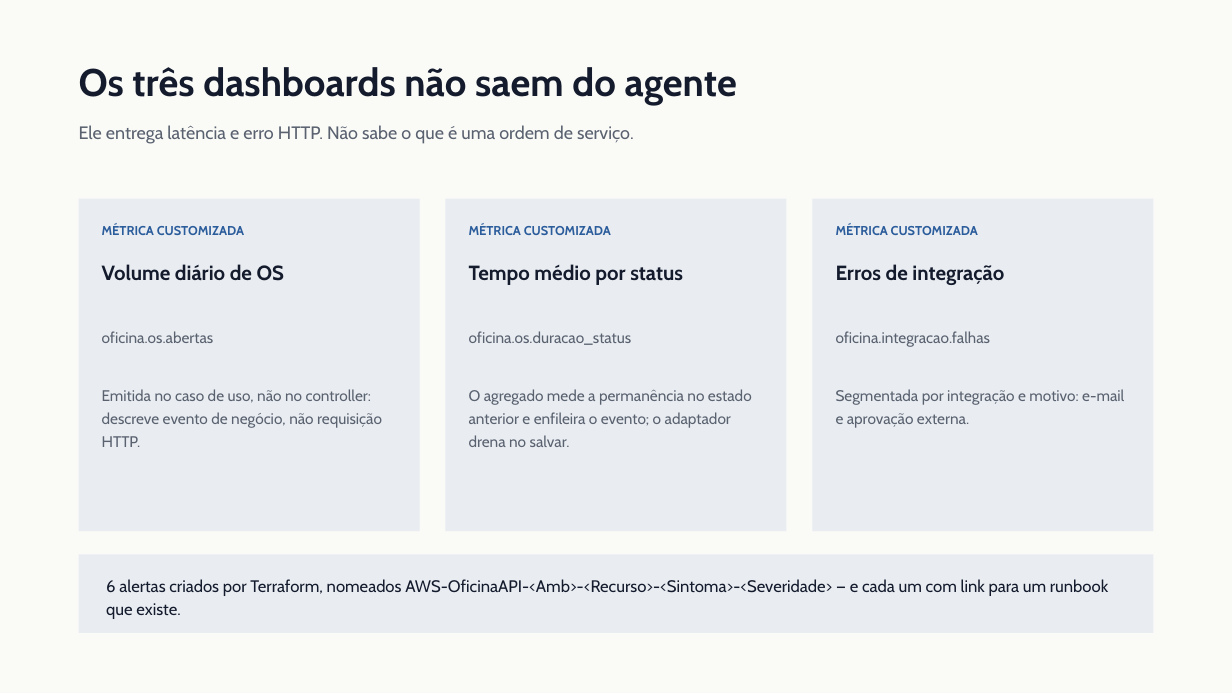
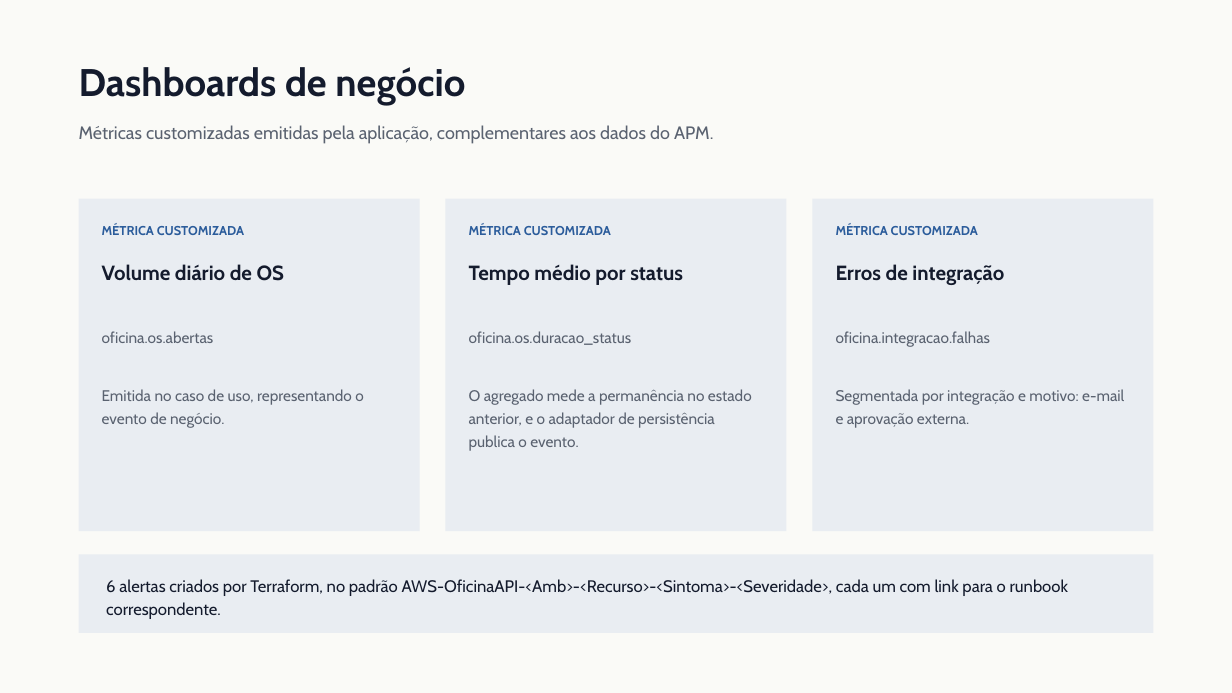
Before and after one commit to Guilherme-Fumagali/tech-challenge-1, a slide deck: slide 10 of docs/tech-challenge-3/apresentacao.pptx. Drawn at 1232x693 pixels with LibreOffice and Linux fonts; fonts in the diff are those of the drawing. Boxes give left, top, right and bottom in pixels: in the first picture for what was removed or moved away, otherwise in the second. Text is boxed around its words. In the diff, an @@ line names an element or a change of style, - is before the commit and + after.

```diff
--- a/docs/tech-challenge-3/apresentacao.pptx
+++ b/docs/tech-challenge-3/apresentacao.pptx
@@ text at (79, 67, 465, 105): text changed @@
-Os três dashboards não saem do agente
+Dashboards de negócio
@@ text at (79, 125, 714, 144): text changed @@
-Ele entrega latência e erro HTTP. Não sabe o que é uma ordem de serviço.
+Métricas customizadas emitidas pela aplicação, complementares aos dados do APM.
@@ text at (102, 389, 363, 428): text changed @@
-Emitida no caso de uso, não no controller: descreve evento de negócio, não requisição HTTP.
+Emitida no caso de uso, representando o evento de negócio.
@@ text at (469, 389, 752, 451): text changed @@
-O agregado mede a permanência no estado anterior e enfileira o evento; o adaptador drena no salvar.
+O agregado mede a permanência no estado anterior, e o adaptador de persistência publica o evento.
@@ text at (106, 579, 1068, 619): text changed @@
-6 alertas criados por Terraform, nomeados AWS-OficinaAPI-<Amb>-<Recurso>-<Sintoma>-<Severidade> — e cada um com link para um runbook que existe.
+6 alertas criados por Terraform, no padrão AWS-OficinaAPI-<Amb>-<Recurso>-<Sintoma>-<Severidade>, cada um com link para o runbook correspondente.
```
Also in this commit, not shown: 13 other slides changed, 1 other file.
